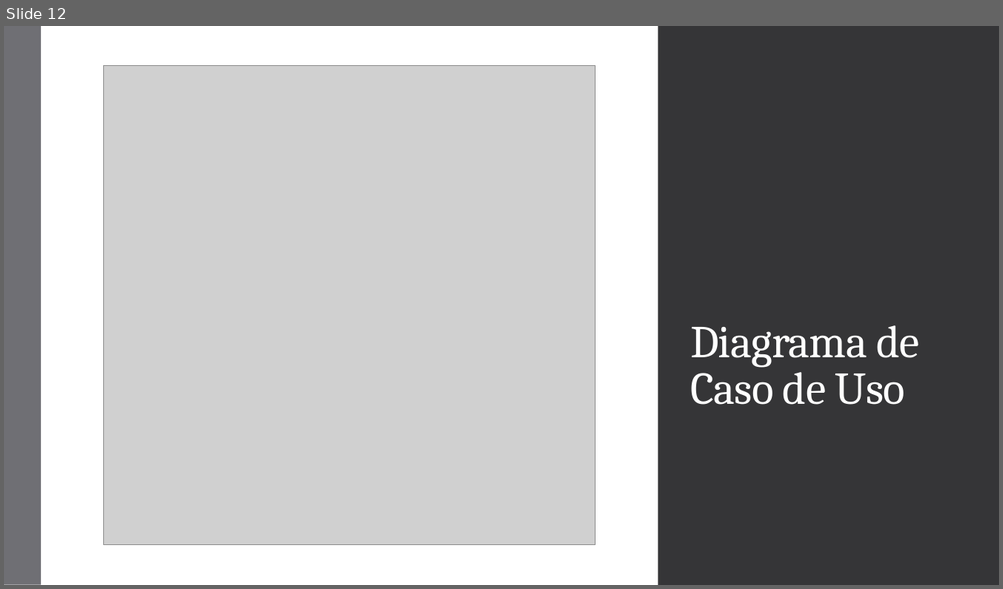
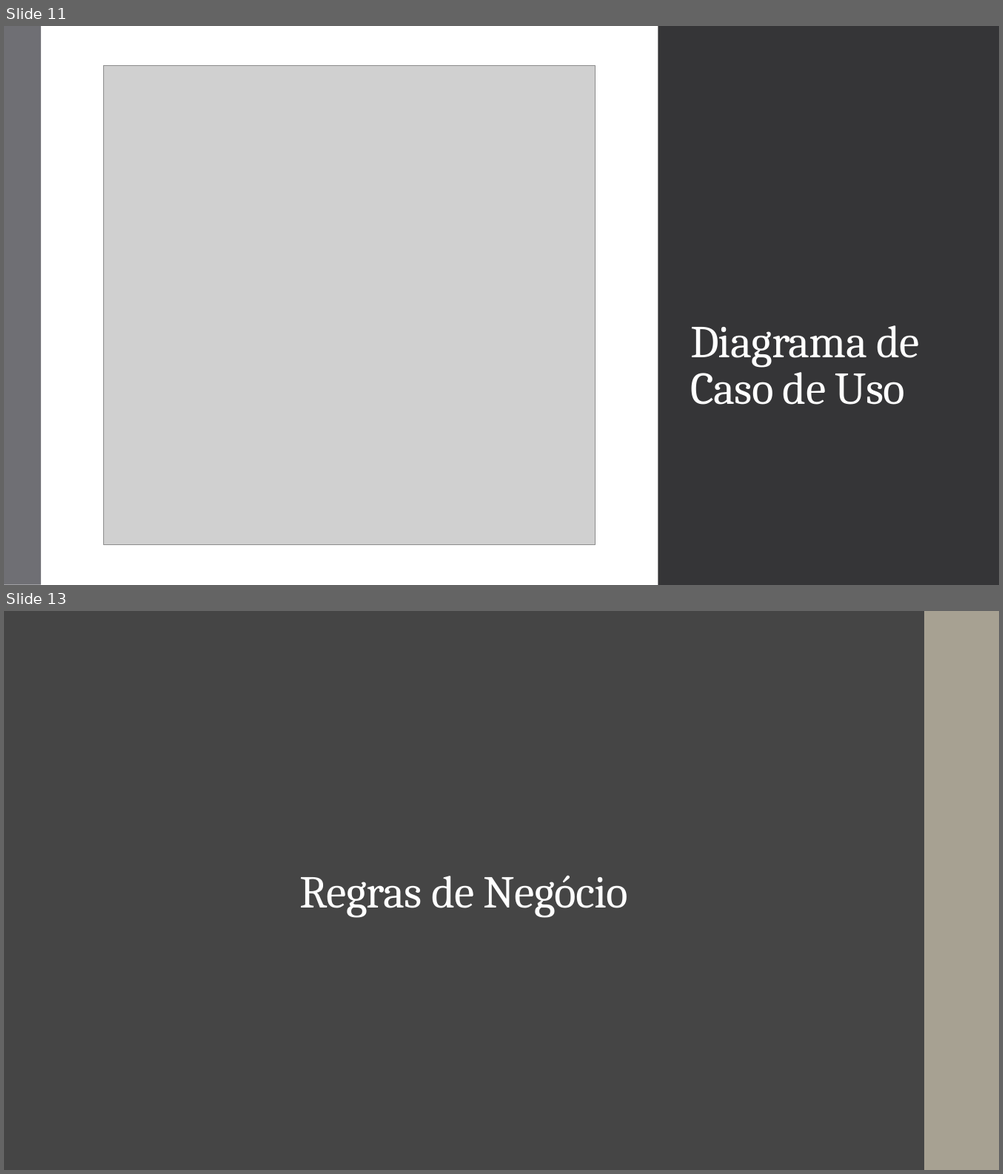
Before and after one commit to AlarconVinicius/sistema-de-gestao-para-ong-de-animais, a slide deck: docs/SaaS ONG Pet.pptx. Shown one above the other, each under a label of ours: slide 12 before the commit, slides 11 and 13 after it; the slides between them are not shown. The pictures are 1003x589 and 1003x1174 pixels, drawn with LibreOffice and Linux fonts; fonts in the diff are those of the drawing; grey boxes stand for pictures. Boxes give left, top, right and bottom in pixels: in the first picture for what was removed or moved away, otherwise in the second. Text is boxed around its words. In the diff, an @@ line names an element or a change of style, - is before the commit and + after.

```diff
--- a/docs/SaaS ONG Pet.pptx
+++ b/docs/SaaS ONG Pet.pptx
@@ slide 13 added at bbox=[4, 611, 999, 1170], background #454545 @@
@@ rectangle added at bbox=[4, 611, 999, 1170], fill #454545 @@
@@ rectangle added at bbox=[924, 611, 999, 1170], fill #A7A192 @@
@@ rectangle added at bbox=[925, 611, 999, 1170], fill #A7A192 @@
@@ title added at bbox=[300, 875, 628, 918], 44 pt, text #FFFFFF @@
+Regras de Negócio
@@ what was slide 12 is now slide 11 @@
```
Also in this commit, not shown: 5 other slides added, 1 slide removed.
